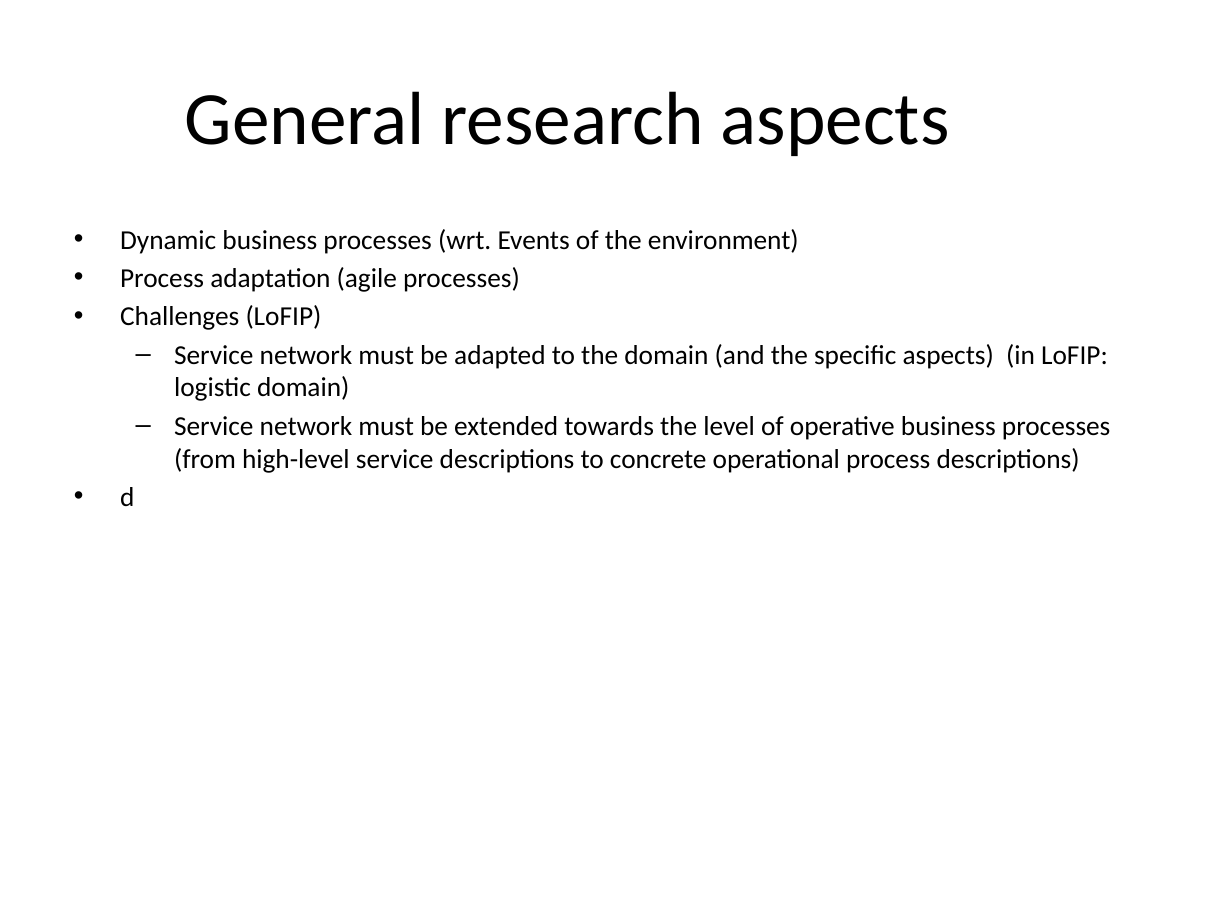
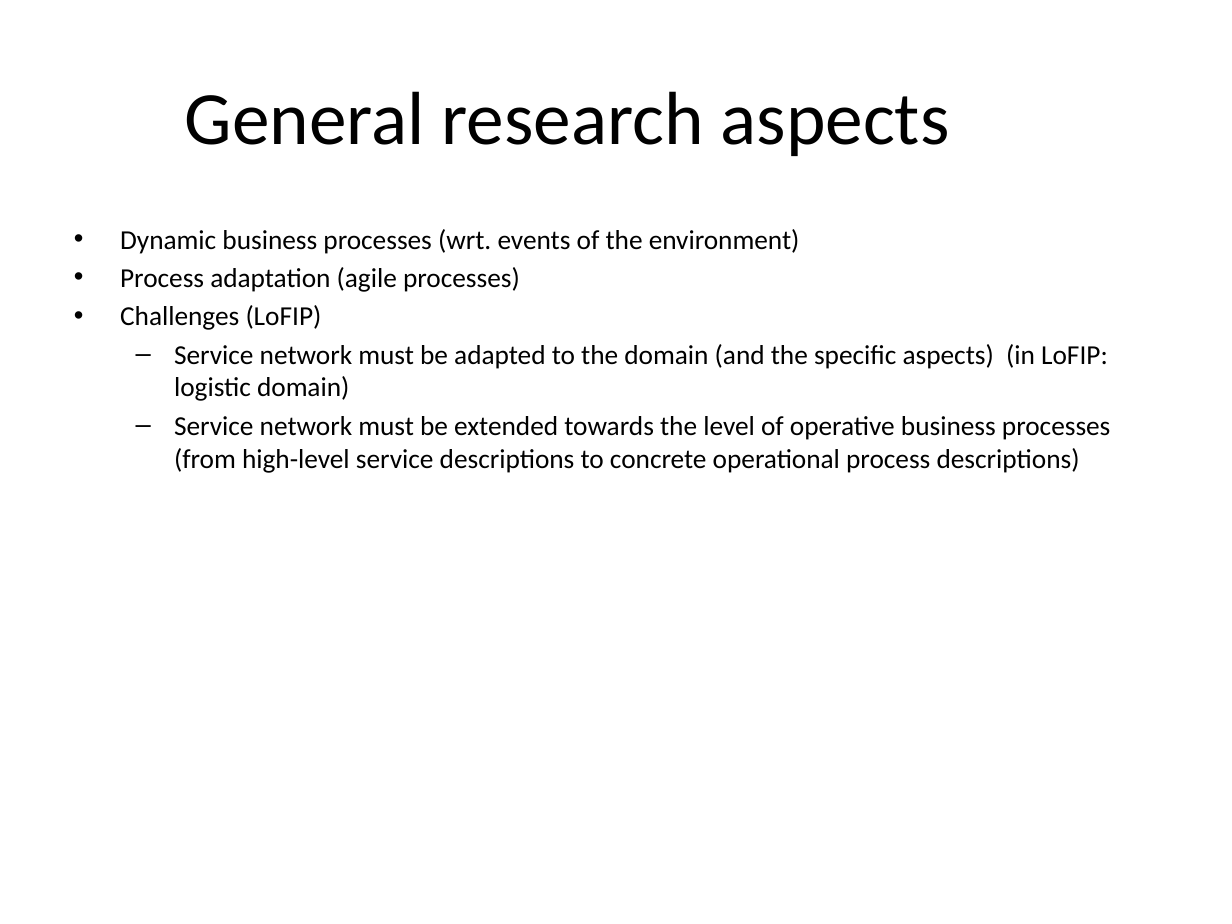
Before and after one commit to ggr-research/architecture, a slide deck: slide 5 of slides/FInest-vs-LoFIP.pptx (slide 3 before the commit). Drawn at 1232x924 pixels with LibreOffice and Linux fonts; fonts in the diff are those of the drawing. Boxes give left, top, right and bottom in pixels: in the first picture for what was removed or moved away, otherwise in the second. Text is boxed around its words. In the diff, an @@ line names an element or a change of style, - is before the commit and + after.

```diff
--- a/slides/FInest-vs-LoFIP.pptx
+++ b/slides/FInest-vs-LoFIP.pptx
@@ text at (x1=120, y1=229, x2=800, y2=254): text changed @@
-• Dynamic business processes (wrt. Events of the environment)
+• Dynamic business processes (wrt. events of the environment)
@@ text at (x1=120, y1=487, x2=134, y2=506): paragraph removed @@
-• d
```
Also in this commit, not shown: 1 other slide changed, 2 slides added, 1 slide removed.
